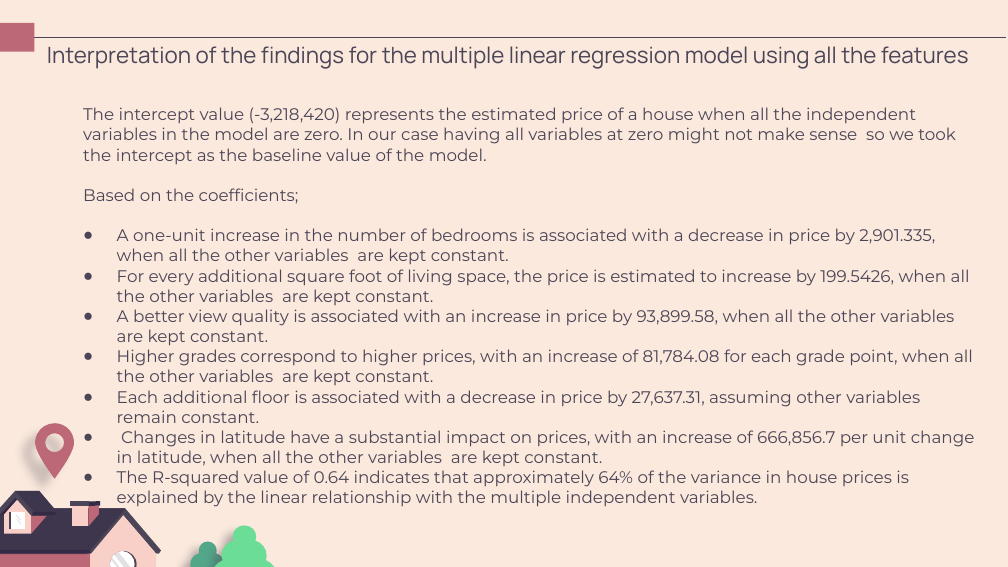
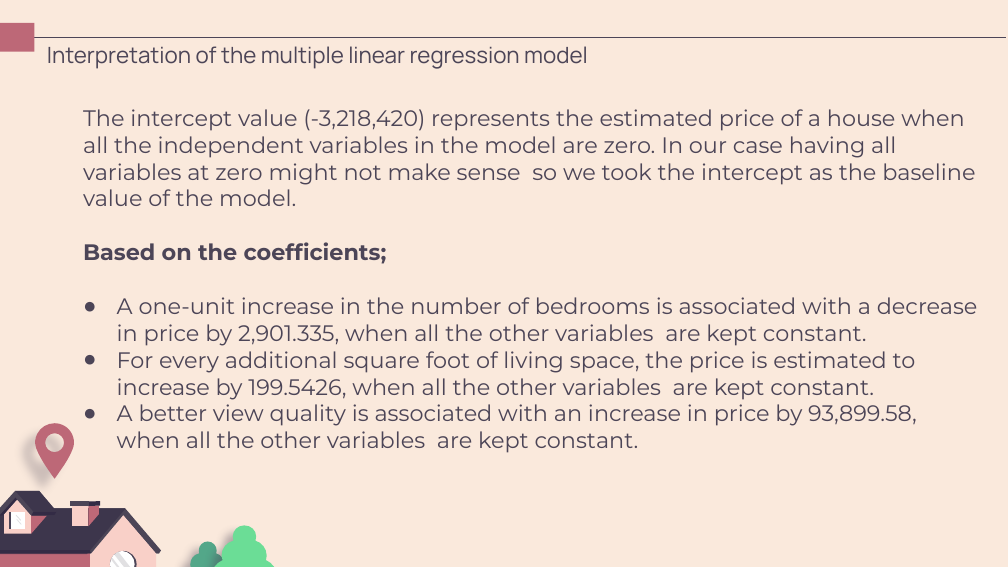
Before and after one commit to Bkiambuthi/dsc-phase-2-project-v2-3, a slide deck: slide 17 of Understanding King County's Housing Market.pptx (slide 22 before the commit). Drawn at 1008x567 pixels with LibreOffice and Linux fonts; fonts in the diff are those of the drawing. Boxes give left, top, right and bottom in pixels: in the first picture for what was removed or moved away, otherwise in the second. Text is boxed around its words. In the diff, an @@ line names an element or a change of style, - is before the commit and + after.

```diff
--- a/Understanding King County's Housing Market.pptx
+++ b/Understanding King County's Housing Market.pptx
@@ title at (x1=47, y1=46, x2=588, y2=69): text changed @@
-Interpretation of the findings for the multiple linear regression model using all the features
+Interpretation of the multiple linear regression model
@@ text "The intercept value (-3,218,420) represents ..." at (x1=83, y1=109, x2=978, y2=453): size 12 to 16 pt; bold on in "Based on the coefficients;" @@
@@ text at (x1=117, y1=349, x2=975, y2=507): paragraphs removed @@
-● Higher grades correspond to higher prices, with an increase of 81,784.08 for each grade point, when all the other variables are kept constant.
-● Each additional floor is associated with a decrease in price by 27,637.31, assuming other variables remain constant.
-● Changes in latitude have a substantial impact on prices, with an increase of 666,856.7 per unit change in latitude, when all the other variables are kept constant.
-● The R-squared value of 0.64 indicates that approximately 64% of the variance in house prices is explained by the linear relationship with the multiple independent variables.
```
Also in this commit, not shown: 14 other slides changed, 9 slides added, 12 slides removed, 1 other file.
